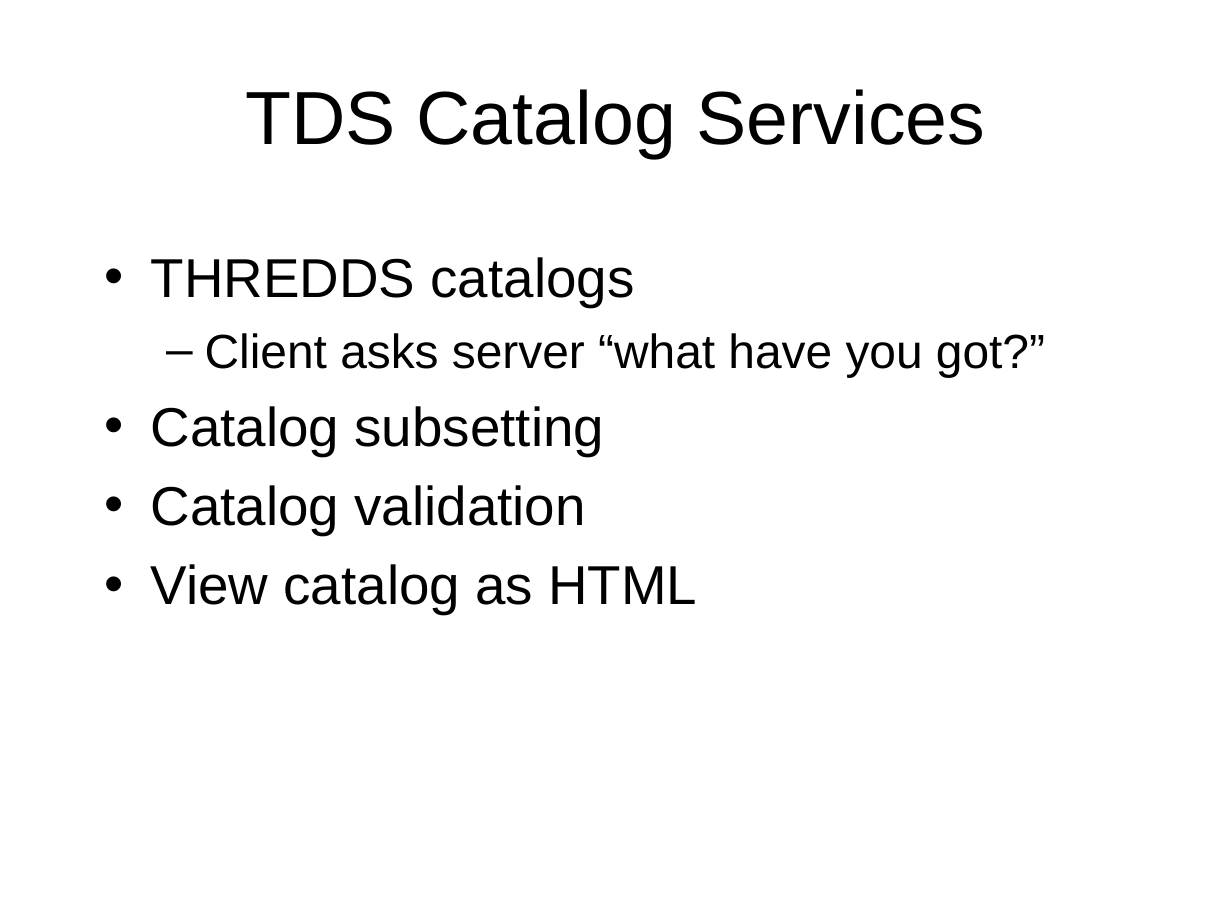
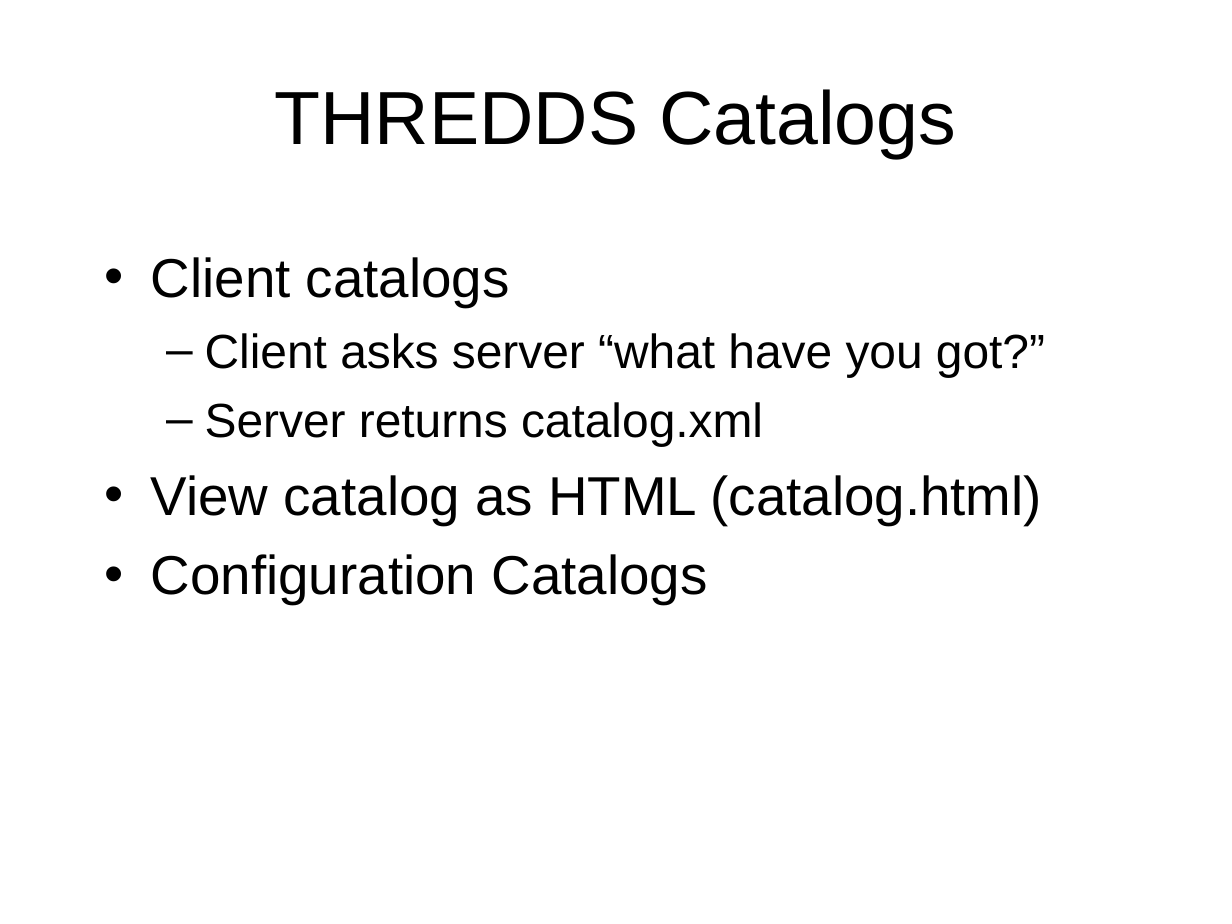
Before and after one commit to ooici-eoi/THREDDS, a slide deck: slide 5 of docs/web/thredds/tech/tutorial/TDSOverview.ppt (slide 16 before the commit). Drawn at 1232x924 pixels with LibreOffice and Linux fonts; fonts in the diff are those of the drawing; background and template pictures are left out. Boxes give left, top, right and bottom in pixels: in the first picture for what was removed or moved away, otherwise in the second. Text is boxed around its words. In the diff, an @@ line names an element or a change of style, - is before the commit and + after.

```diff
--- a/docs/web/thredds/tech/tutorial/TDSOverview.ppt
+++ b/docs/web/thredds/tech/tutorial/TDSOverview.ppt
@@ title at (x1=275, y1=89, x2=956, y2=158): text changed @@
-TDS Catalog Services
+THREDDS Catalogs
@@ text at (x1=151, y1=257, x2=510, y2=307): text changed @@
-• THREDDS catalogs
+• Client catalogs
@@ text at (x1=151, y1=402, x2=1042, y2=604): text changed @@
-• Catalog subsetting
-• Catalog validation
-• View catalog as HTML
+  – Server returns catalog.xml
+• View catalog as HTML (catalog.html)
+• Configuration Catalogs
```
Also in this commit, not shown: 8 other slides changed, 6 slides added, 8 other files.
